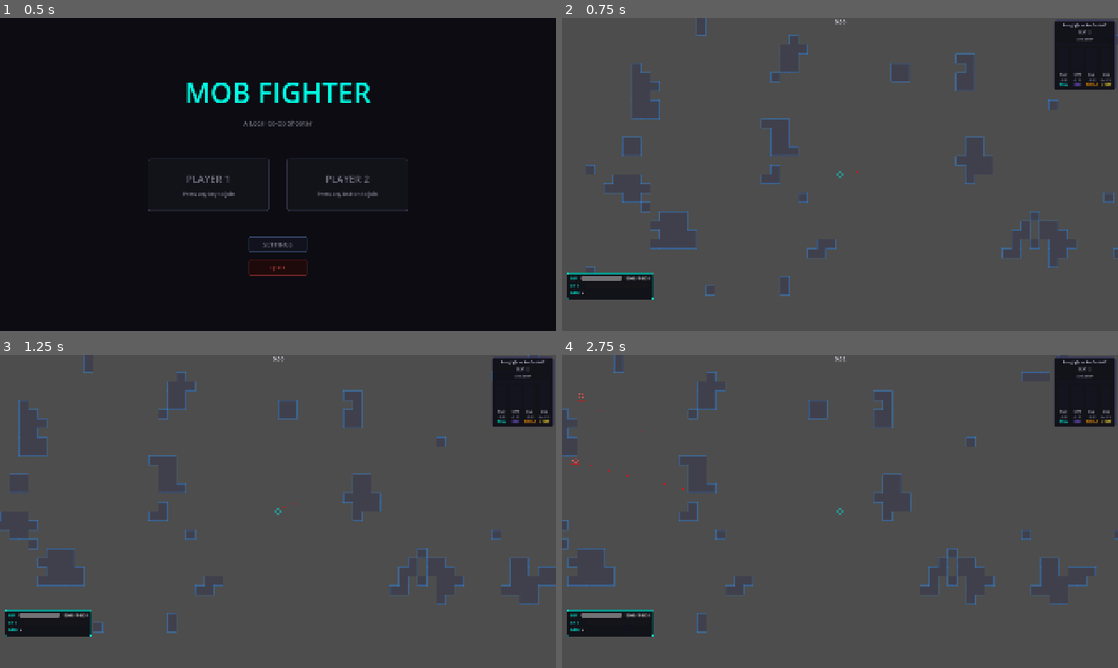
Above: before the commit, frames 1-4 (two rows, left to right).
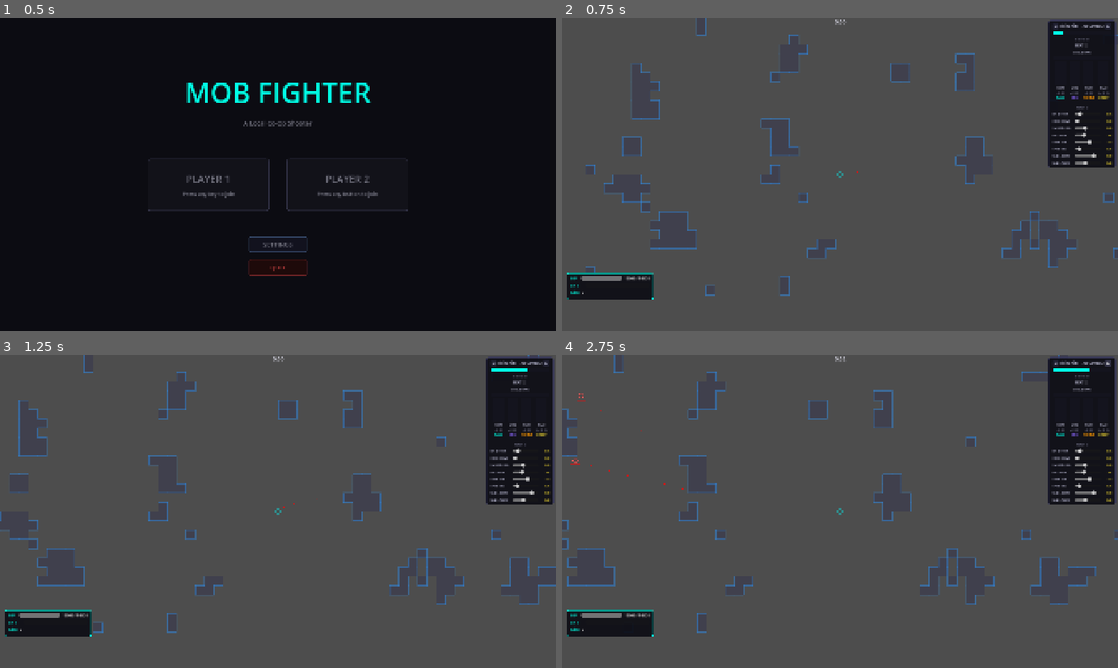
Above: after the commit, the same moments.

Repository: M-E-7/mob-fighter
Game: Godot game, scene res://Levels/MainMenu/MainMenu.tscn
The game is run twice, just before and just after one commit, with the same random seed, the same clock (stepped at 60 frames per second) and the same inputs. Sound files missing from this copy of the repository are replaced by a short silence.
Inputs (mouse positions are in pixels of both pictures, inside the frame that each line leads up to):
- Up to frame 1 (0.5 s): no input
- Up to frame 2 (0.75 s): tap Enter at 0.5 s; move the mouse to (962, 158) at 0.52 s; press the mouse at (962, 158) at 0.53 s; hold Right (ui_right) from 0.53 s (still down)
- Up to frame 3 (1.25 s): keep holding Right (ui_right)
- Up to frame 4 (2.75 s): release Right (ui_right) at 1.25 s; release the mouse at (962, 495) at 1.25 s; click (1056, 364) at 1.25 s, where only the run after the commit has a clickable "◀"; click (1106, 364) at 2 s, where only the run after the commit has a clickable "▶"

Frame 1 is identical in both runs. In frame 2, 3.5% of the frame differs, in the area x 87-100%, y 1-48%; in frame 3, 3.5%; in frame 4, 3.6%.

Commit message:
Added dynamic music visuals (WIP)

Diff:
--- a/Autoloads/music_manager.gd
+++ b/Autoloads/music_manager.gd
@@ -1,15 +1,21 @@
 extends Node
 
-const _MUSIC_PATH := "res://Audio/Music/RisingHigh_AceCombat2.mp3"
 const _BUS_NAME := "MusicAnalysis"
+const _HISTORY_SIZE := 20
+const _SONGS: Array = [
+	{"path": "res://Audio/Music/RisingHigh_AceCombat2.mp3", "name": "Rising High — Ace Combat 2"},
+]
+
+signal song_changed(song_name: String)
 
 @export_group("Analysis")
-@export_range(0.01, 0.5, 0.01) var smoothing: float = 0.10
+@export_range(0.01, 0.5, 0.01) var smoothing: float = 0.20
 @export_range(-80.0, -20.0, 1.0) var db_floor: float = -60.0
 
 @export_group("Beat Detection")
-@export_range(0.0, 3.0, 0.01) var onset_threshold: float = 0.12
-@export_range(0.05, 2.0, 0.05) var beat_cooldown: float = 0.35
+@export_range(0.0, 1.0, 0.01) var onset_threshold: float = 0.15
+# @export_range(0.05, 2.0, 0.05) var beat_cooldown: float = 0.35
+@export_range(0.05, 2.0, 0.05) var beat_cooldown: float = 0
 
 var bass: float = 0.0
 var mid: float = 0.0
@@ -19,12 +25,13 @@
 var raw_treble: float = 0.0
 var onset_energy: float = 0.0
 var beat_cooldown_remaining: float = 0.0
+var current_song_index: int = 0
 
 var _player: AudioStreamPlayer
 var _analyzer: AudioEffectSpectrumAnalyzerInstance
-var _prev_raw_bass: float = 0.0
-var _prev_raw_mid: float = 0.0
-var _prev_raw_treble: float = 0.0
+var _bass_history: Array[float] = []
+var _mid_history: Array[float] = []
+var _treble_history: Array[float] = []
 
 
 func _ready() -> void:
@@ -37,12 +44,10 @@
 	AudioServer.add_bus_effect(bus_idx, effect)
 	_analyzer = AudioServer.get_bus_effect_instance(bus_idx, 0) as AudioEffectSpectrumAnalyzerInstance
 
-	var stream := load(_MUSIC_PATH) as AudioStreamMP3
-	stream.loop = true
 	_player = AudioStreamPlayer.new()
-	_player.stream = stream
 	_player.bus = _BUS_NAME
 	add_child(_player)
+	_load_current_song()
 
 
 func start() -> void:
@@ -51,6 +56,50 @@
 
 func stop() -> void:
 	_player.stop()
+
+
+func current_song_name() -> String:
+	return _SONGS[current_song_index]["name"]
+
+
+func get_position() -> float:
+	return _player.get_playback_position()
+
+
+func get_duration() -> float:
+	return _player.stream.get_length() if _player.stream else 0.0
+
+
+func seek(position: float) -> void:
+	_player.seek(clampf(position, 0.0, get_duration()))
+
+
+func next_song() -> void:
+	current_song_index = (current_song_index + 1) % _SONGS.size()
+	_switch_song()
+
+
+func prev_song() -> void:
+	current_song_index = (current_song_index - 1 + _SONGS.size()) % _SONGS.size()
+	_switch_song()
+
+
+func _switch_song() -> void:
+	var was_playing := _player.playing
+	_player.stop()
+	_load_current_song()
+	if was_playing:
+		_player.play()
+	_bass_history.clear()
+	_mid_history.clear()
+	_treble_history.clear()
+	song_changed.emit(current_song_name())
+
+
+func _load_current_song() -> void:
+	var stream := load(_SONGS[current_song_index]["path"]) as AudioStreamMP3
+	stream.loop = true
+	_player.stream = stream
 
 
 func _process(delta: float) -> void:
@@ -65,10 +114,15 @@
 	mid = lerp(mid, raw_mid, smoothing)
 	treble = lerp(treble, raw_treble, smoothing)
 
+	# Spectral flux: how much does current energy exceed recent local average per band
+	_push_history(_bass_history, raw_bass)
+	_push_history(_mid_history, raw_mid)
+	_push_history(_treble_history, raw_treble)
+
 	onset_energy = (
-		maxf(0.0, raw_bass - _prev_raw_bass) +
-		maxf(0.0, raw_mid - _prev_raw_mid) +
-		maxf(0.0, raw_treble - _prev_raw_treble)
+		maxf(0.0, raw_bass - _average(_bass_history)) +
+		maxf(0.0, raw_mid - _average(_mid_history)) +
+		maxf(0.0, raw_treble - _average(_treble_history))
 	)
 
 	beat_cooldown_remaining = maxf(0.0, beat_cooldown_remaining - delta)
@@ -77,9 +131,20 @@
 		EventBus.beat_detected.emit()
 		beat_cooldown_remaining = beat_cooldown
 
-	_prev_raw_bass = raw_bass
-	_prev_raw_mid = raw_mid
-	_prev_raw_treble = raw_treble
+
+func _push_history(history: Array[float], value: float) -> void:
+	history.append(value)
+	if history.size() > _HISTORY_SIZE:
+		history.pop_front()
+
+
+func _average(history: Array[float]) -> float:
+	if history.is_empty():
+		return 0.0
+	var sum := 0.0
+	for v: float in history:
+		sum += v
+	return sum / history.size()
 
 
 func _sample_band(from_hz: float, to_hz: float) -> float:
--- a/Components/Scripts/music_visuals_component.gd
+++ b/Components/Scripts/music_visuals_component.gd
@@ -7,14 +7,14 @@
 
 @export_group("Band Influence")
 @export_range(0.0, 1.0, 0.01) var intensity_scale: float = 1.0
-@export_range(0.0, 5.0, 0.1) var bass_glow_add: float = 1.8
-@export_range(0.0, 10.0, 0.1) var mid_pulse_add: float = 5.0
-@export_range(0.0, 0.5, 0.01) var treble_feather_add: float = 0.13
-@export_range(0.0, 1.0, 0.05) var max_pulse_amount: float = 0.5
+@export_range(0.0, 5.0, 0.1) var bass_glow_add: float = 4.0
+@export_range(0.0, 10.0, 0.1) var mid_pulse_add: float = 8.0
+@export_range(0.0, 0.5, 0.01) var treble_feather_add: float = 0.25
+@export_range(0.0, 1.0, 0.05) var max_pulse_amount: float = 0.80
 
 @export_group("Beat Spike")
-@export_range(0.0, 5.0, 0.1) var beat_spike_strength: float = 1.5
-@export_range(0.05, 2.0, 0.05) var beat_spike_decay: float = 0.3
+@export_range(0.0, 5.0, 0.1) var beat_spike_strength: float = 3.0
+@export_range(0.05, 2.0, 0.05) var beat_spike_decay: float = 0.25
 
 var _base_glow: float = 0.0
 var _base_pulse: float = 0.0
@@ -27,6 +27,7 @@
 		_base_glow = neon_component.glow_intensity
 		_base_pulse = neon_component.pulse_speed
 		_base_feather = neon_component.glow_feather
+	add_to_group("music_visuals_component")
 	EventBus.beat_detected.connect(_on_beat_detected)
 
 
--- a/Levels/LevelPrototype/level_visuals_controller.gd
+++ b/Levels/LevelPrototype/level_visuals_controller.gd
@@ -3,22 +3,28 @@
 
 @export_group("Background Colors")
 @export var base_color: Color = Color(0.04, 0.04, 0.06)
-@export var bass_peak_color: Color = Color(0.10, 0.08, 0.14)
-@export var mid_tint_color: Color = Color(0.09, 0.05, 0.11)
-@export var beat_flash_color: Color = Color(0.16, 0.12, 0.20)
+@export var bass_peak_color: Color = Color(0.20, 0.10, 0.28)
+@export var mid_tint_color: Color = Color(0.14, 0.05, 0.20)
+@export var beat_flash_color: Color = Color(0.28, 0.16, 0.38)
 
 @export_group("Wall Edge Colors")
 @export var wall_edge_base: Color = Color(0.2, 0.5, 0.8, 0.8)
 @export var wall_edge_bass: Color = Color(0.0, 0.9, 1.0, 1.0)
 @export var wall_edge_mid: Color = Color(0.6, 0.3, 1.0, 1.0)
+@export var wall_edge_treble: Color = Color(1.0, 0.5, 0.1, 1.0)
 @export var wall_edge_beat: Color = Color(1.0, 1.0, 1.0, 1.0)
 
 @export_group("Wall Glow")
-@export_range(0.0, 1.0, 0.01) var wall_glow_base: float = 0.10
-@export_range(0.0, 1.0, 0.01) var wall_glow_peak: float = 0.45
+@export_range(0.0, 1.0, 0.01) var wall_glow_base: float = 0.20
+@export_range(0.0, 1.0, 0.01) var wall_glow_peak: float = 0.80
+
+@export_group("Wall Pulse")
+@export_range(0.0, 1.0, 0.01) var wall_pulse_amount: float = 0.40
+@export_range(0.1, 2.0, 0.1) var wall_pulse_speed_base: float = 0.5
+@export_range(0.1, 8.0, 0.1) var wall_pulse_speed_peak: float = 4.0
 
 @export_group("Timing")
-@export_range(0.0, 1.0, 0.01) var mid_influence: float = 0.35
+@export_range(0.0, 1.0, 0.01) var mid_influence: float = 0.55
 @export_range(0.05, 2.0, 0.05) var beat_flash_decay: float = 0.25
 
 var _bg_rects: Array[ColorRect] = []
@@ -29,6 +35,7 @@
 func setup(rects: Array[ColorRect], proc_gen: ProcGenLevelComponent) -> void:
 	_bg_rects = rects
 	_proc_gen = proc_gen
+	add_to_group("level_visuals_controller")
 	EventBus.beat_detected.connect(_on_beat_detected)
 
 
@@ -46,10 +53,18 @@
 		rect.color = bg_color
 
 	if _proc_gen:
+		# Bass → color brightness, Mid → color tint, Treble → color tint, Beat → flash
 		var edge_col := wall_edge_base.lerp(wall_edge_bass, MusicManager.bass)
 		edge_col = edge_col.lerp(wall_edge_mid, MusicManager.mid * mid_influence)
+		edge_col = edge_col.lerp(wall_edge_treble, MusicManager.treble)
 		edge_col = edge_col.lerp(wall_edge_beat, _beat_flash)
+
+		# Bass → base glow alpha; Mid → oscillating pulse on top
 		var glow_a: float = lerpf(wall_glow_base, wall_glow_peak, MusicManager.bass)
+		var pulse_speed: float = lerpf(wall_pulse_speed_base, wall_pulse_speed_peak, MusicManager.mid)
+		var pulse: float = (sin(Time.get_ticks_msec() * 0.001 * pulse_speed * TAU) * 0.5 + 0.5) * wall_pulse_amount
+		glow_a = clampf(glow_a + pulse * MusicManager.mid, 0.0, 1.0)
+
 		_proc_gen.update_wall_visuals(edge_col, glow_a)
 
 
--- a/UI/music_visualizer_hud.gd
+++ b/UI/music_visualizer_hud.gd
@@ -41,8 +41,22 @@
 var _beat_indicator: ColorRect
 var _cooldown_fill: ColorRect
 var _cooldown_container: Control
+var _song_label: Label
+var _timeline_bar: Control
+var _timeline_fill: ColorRect
+var _time_label: Label
+
+var _threshold_val_label: Label
+var _cooldown_val_label: Label
+var _smoothing_val_label: Label
+var _db_floor_val_label: Label
+var _spike_str_val_label: Label
+var _spike_dec_val_label: Label
+var _wall_glow_val_label: Label
+var _wall_pulse_val_label: Label
 
 var _beat_flash: float = 0.0
+var _timeline_dragging: bool = false
 var _peak_bass: float = 0.0
 var _peak_mid: float = 0.0
 var _peak_treble: float = 0.0
@@ -58,6 +72,7 @@
 	layer = 11
 	_build_ui()
 	EventBus.beat_detected.connect(_on_beat_detected)
+	MusicManager.song_changed.connect(_on_song_changed)
 
 
 func _process(delta: float) -> void:
@@ -69,7 +84,8 @@
 	_update_bar(_mid_fill, MusicManager.mid)
 	_update_bar(_treble_fill, MusicManager.treble)
 
-	var onset_normalized := clampf(MusicManager.onset_energy / (MusicManager.onset_threshold * 2.0), 0.0, 1.0)
+	var onset_denom := MusicManager.onset_threshold * 2.0
+	var onset_normalized := clampf(MusicManager.onset_energy / onset_denom, 0.0, 1.0) if onset_denom > 0.0 else 1.0
 	_update_bar(_onset_fill, onset_normalized)
 
 	_bass_label.text = "%.2f" % MusicManager.bass
@@ -96,9 +112,55 @@
 	_cooldown_fill.size.x = container_w * fraction
 	_cooldown_fill.color = _COLOR_COOLDOWN_READY.lerp(_COLOR_COOLDOWN_BUSY, fraction)
 
+	_threshold_val_label.text = "%.2f" % MusicManager.onset_threshold
+	_cooldown_val_label.text = "%.2f" % MusicManager.beat_cooldown
+	_smoothing_val_label.text = "%.2f" % MusicManager.smoothing
+	_db_floor_val_label.text = "%.0f" % MusicManager.db_floor
+
+	var lvc := get_tree().get_first_node_in_group("level_visuals_controller") as LevelVisualsController
+	if lvc:
+		_wall_glow_val_label.text = "%.2f" % lvc.wall_glow_peak
+		_wall_pulse_val_label.text = "%.2f" % lvc.wall_pulse_amount
+
+	var mvc := get_tree().get_first_node_in_group("music_visuals_component") as MusicVisualsComponent
+	if mvc:
+		_spike_str_val_label.text = "%.1f" % mvc.beat_spike_strength
+		_spike_dec_val_label.text = "%.2f" % mvc.beat_spike_decay
+
+	var duration := MusicManager.get_duration()
+	var position := MusicManager.get_position()
+	var timeline_fraction := clampf(position / duration, 0.0, 1.0) if duration > 0.0 else 0.0
+	_timeline_fill.size.x = _timeline_bar.size.x * timeline_fraction
+	_time_label.text = "%s / %s" % [_format_time(position), _format_time(duration)]
+
 
 func _on_beat_detected() -> void:
 	_beat_flash = 1.0
+
+
+func _on_song_changed(song_name: String) -> void:
+	_song_label.text = song_name
+
+
+func _on_timeline_input(event: InputEvent) -> void:
+	if event is InputEventMouseButton:
+		var mb := event as InputEventMouseButton
+		if mb.button_index == MOUSE_BUTTON_LEFT:
+			_timeline_dragging = mb.pressed
+			if _timeline_dragging:
+				_seek_to_mouse(mb.position.x)
+	elif event is InputEventMouseMotion and _timeline_dragging:
+		_seek_to_mouse((event as InputEventMouseMotion).position.x)
+
+
+func _seek_to_mouse(local_x: float) -> void:
+	var ratio := clampf(local_x / _timeline_bar.size.x, 0.0, 1.0)
+	MusicManager.seek(ratio * MusicManager.get_duration())
+
+
+func _format_time(seconds: float) -> String:
+	var s := int(seconds)
+	return "%d:%02d" % [s / 60, s % 60]
 
 
 func _update_bar(fill: ColorRect, value: float) -> void:
@@ -146,13 +208,53 @@
 	vbox.add_theme_constant_override("separation", 8)
 	panel.add_child(vbox)
 
-	# Song name
-	var song_label := Label.new()
-	song_label.text = "RisingHigh  —  Ace Combat 2"
-	song_label.add_theme_font_size_override("font_size", 11)
-	song_label.modulate = _COLOR_TEXT
-	song_label.horizontal_alignment = HORIZONTAL_ALIGNMENT_CENTER
-	vbox.add_child(song_label)
+	# Song name with prev/next navigation
+	var nav_row := HBoxContainer.new()
+	nav_row.alignment = BoxContainer.ALIGNMENT_CENTER
+	nav_row.add_theme_constant_override("separation", 6)
+	vbox.add_child(nav_row)
+
+	var prev_btn := _make_nav_button("◀")
+	prev_btn.pressed.connect(MusicManager.prev_song)
+	nav_row.add_child(prev_btn)
+
+	_song_label = Label.new()
+	_song_label.text = MusicManager.current_song_name()
+	_song_label.add_theme_font_size_override("font_size", 11)
+	_song_label.modulate = _COLOR_TEXT
+	_song_label.horizontal_alignment = HORIZONTAL_ALIGNMENT_CENTER
+	_song_label.size_flags_horizontal = Control.SIZE_EXPAND_FILL
+	nav_row.add_child(_song_label)
+
+	var next_btn := _make_nav_button("▶")
+	next_btn.pressed.connect(MusicManager.next_song)
+	nav_row.add_child(next_btn)
+
+	# Timeline scrubber
+	_timeline_bar = Control.new()
+	_timeline_bar.custom_minimum_size = Vector2(0, 10)
+	_timeline_bar.size_flags_horizontal = Control.SIZE_FILL
+	_timeline_bar.mouse_filter = Control.MOUSE_FILTER_STOP
+	_timeline_bar.gui_input.connect(_on_timeline_input)
+	vbox.add_child(_timeline_bar)
+
+	var tl_bg := ColorRect.new()
+	tl_bg.color = _COLOR_BAR_BG
+	tl_bg.anchor_right = 1.0
+	tl_bg.anchor_bottom = 1.0
+	_timeline_bar.add_child(tl_bg)
+
+	_timeline_fill = ColorRect.new()
+	_timeline_fill.color = _COLOR_BASS
+	_timeline_fill.size = Vector2(0.0, 10.0)
+	_timeline_bar.add_child(_timeline_fill)
+
+	_time_label = Label.new()
+	_time_label.text = "0:00 / 0:00"
+	_time_label.add_theme_font_size_override("font_size", 10)
+	_time_label.modulate = _COLOR_RAW
+	_time_label.horizontal_alignment = HORIZONTAL_ALIGNMENT_CENTER
+	vbox.add_child(_time_label)
 
 	# Beat indicator row
 	var beat_row := HBoxContainer.new()
@@ -229,6 +331,75 @@
 	_onset_peak = onset_col[3]
 	bars_row.add_child(onset_col[4])
 
+	# Separator
+	var sep := ColorRect.new()
+	sep.color = _COLOR_BORDER
+	sep.custom_minimum_size = Vector2(0, 1)
+	sep.size_flags_horizontal = Control.SIZE_FILL
+	vbox.add_child(sep)
+
+	# Tuning sliders
+	var tuning_lbl := Label.new()
+	tuning_lbl.text = "TUNING"
+	tuning_lbl.add_theme_font_size_override("font_size", 10)
+	tuning_lbl.modulate = _COLOR_RAW
+	tuning_lbl.horizontal_alignment = HORIZONTAL_ALIGNMENT_CENTER
+	vbox.add_child(tuning_lbl)
+
+	var thr_row := _make_slider_row("ONSET THR", 0.0, 1.0, 0.01, MusicManager.onset_threshold)
+	_threshold_val_label = thr_row[1]
+	(thr_row[0] as HSlider).value_changed.connect(func(v: float) -> void: MusicManager.onset_threshold = v)
+	vbox.add_child(thr_row[2])
+
+	var cd_row := _make_slider_row("COOLDOWN", 0.0, 2.0, 0.05, MusicManager.beat_cooldown)
+	_cooldown_val_label = cd_row[1]
+	(cd_row[0] as HSlider).value_changed.connect(func(v: float) -> void: MusicManager.beat_cooldown = v)
+	vbox.add_child(cd_row[2])
+
+	var sm_row := _make_slider_row("SMOOTHING", 0.01, 0.5, 0.01, MusicManager.smoothing)
+	_smoothing_val_label = sm_row[1]
+	(sm_row[0] as HSlider).value_changed.connect(func(v: float) -> void: MusicManager.smoothing = v)
+	vbox.add_child(sm_row[2])
+
+	var db_row := _make_slider_row("DB FLOOR", -80.0, -20.0, 1.0, MusicManager.db_floor)
+	_db_floor_val_label = db_row[1]
+	(db_row[0] as HSlider).value_changed.connect(func(v: float) -> void: MusicManager.db_floor = v)
+	vbox.add_child(db_row[2])
+
+	var spike_str_row := _make_slider_row("SPIKE STR", 0.0, 5.0, 0.1, 3.0)
+	_spike_str_val_label = spike_str_row[1]
+	(spike_str_row[0] as HSlider).value_changed.connect(func(v: float) -> void:
+		for node: MusicVisualsComponent in get_tree().get_nodes_in_group("music_visuals_component"):
+			node.beat_spike_strength = v
+	)
+	vbox.add_child(spike_str_row[2])
+
+	var spike_dec_row := _make_slider_row("SPIKE DEC", 0.05, 2.0, 0.05, 0.25)
+	_spike_dec_val_label = spike_dec_row[1]
+	(spike_dec_row[0] as HSlider).value_changed.connect(func(v: float) -> void:
+		for node: MusicVisualsComponent in get_tree().get_nodes_in_group("music_visuals_component"):
+			node.beat_spike_decay = v
+	)
+	vbox.add_child(spike_dec_row[2])
+
+	var wall_glow_row := _make_slider_row("WALL GLOW", 0.0, 1.0, 0.01, 0.80)
+	_wall_glow_val_label = wall_glow_row[1]
+	(wall_glow_row[0] as HSlider).value_changed.connect(func(v: float) -> void:
+		var lvc := get_tree().get_first_node_in_group("level_visuals_controller") as LevelVisualsController
+		if lvc:
+			lvc.wall_glow_peak = v
+	)
+	vbox.add_child(wall_glow_row[2])
+
+	var wall_pulse_row := _make_slider_row("WALL PULSE", 0.0, 1.0, 0.01, 0.40)
+	_wall_pulse_val_label = wall_pulse_row[1]
+	(wall_pulse_row[0] as HSlider).value_changed.connect(func(v: float) -> void:
+		var lvc := get_tree().get_first_node_in_group("level_visuals_controller") as LevelVisualsController
+		if lvc:
+			lvc.wall_pulse_amount = v
+	)
+	vbox.add_child(wall_pulse_row[2])
+
 
 # Returns [fill, value_label, raw_label, peak_marker, column_vbox]
 func _make_bar_column(band_name: String, bar_color: Color) -> Array:
@@ -344,6 +515,61 @@
 	col.add_child(name_label)
 
 	return [fill, val_label, thr_label, peak, col]
+
+
+# Returns [HSlider, value_label, row_container]
+func _make_slider_row(label_text: String, min_v: float, max_v: float, step: float, init_v: float) -> Array:
+	var row := HBoxContainer.new()
+	row.add_theme_constant_override("separation", 6)
+	row.size_flags_horizontal = Control.SIZE_FILL
+
+	var lbl := Label.new()
+	lbl.text = label_text
+	lbl.add_theme_font_size_override("font_size", 10)
+	lbl.modulate = _COLOR_TEXT
+	lbl.custom_minimum_size = Vector2(72, 0)
+	row.add_child(lbl)
+
+	var slider := HSlider.new()
+	slider.min_value = min_v
+	slider.max_value = max_v
+	slider.step = step
+	slider.value = init_v
+	slider.size_flags_horizontal = Control.SIZE_EXPAND_FILL
+	slider.custom_minimum_size = Vector2(0, 16)
+	slider.focus_mode = Control.FOCUS_NONE
+	row.add_child(slider)
+
+	var val_lbl := Label.new()
+	val_lbl.text = "%.2f" % init_v
+	val_lbl.add_theme_font_size_override("font_size", 10)
+	val_lbl.modulate = _COLOR_ONSET
+	val_lbl.custom_minimum_size = Vector2(32, 0)
+	val_lbl.horizontal_alignment = HORIZONTAL_ALIGNMENT_RIGHT
+	row.add_child(val_lbl)
+
+	return [slider, val_lbl, row]
+
+
+func _make_nav_button(icon: String) -> Button:
+	var btn := Button.new()
+	btn.text = icon
+	btn.add_theme_font_size_override("font_size", 13)
+	btn.add_theme_color_override("font_color", _COLOR_TEXT)
+	btn.add_theme_color_override("font_hover_color", Color.WHITE)
+	btn.add_theme_color_override("font_pressed_color", _COLOR_BEAT_ON)
+	var style := StyleBoxFlat.new()
+	style.bg_color = Color(0.12, 0.12, 0.18)
+	style.set_corner_radius_all(4)
+	style.content_margin_left = 6.0
+	style.content_margin_right = 6.0
+	style.content_margin_top = 2.0
+	style.content_margin_bottom = 2.0
+	btn.add_theme_stylebox_override("normal", style)
+	var hover_style := style.duplicate() as StyleBoxFlat
+	hover_style.bg_color = Color(0.20, 0.20, 0.28)
+	btn.add_theme_stylebox_override("hover", hover_style)
+	return btn
 
 
 func _make_panel() -> PanelContainer:
Not shown, added: export_presets.cfg
Not shown, changed: CLAUDE.md
